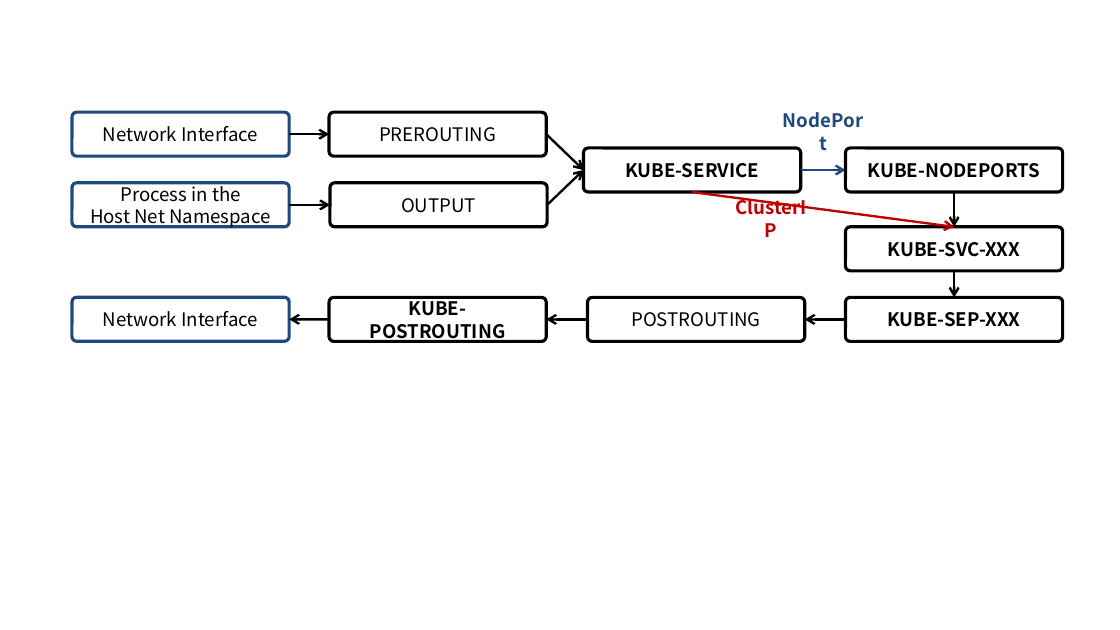
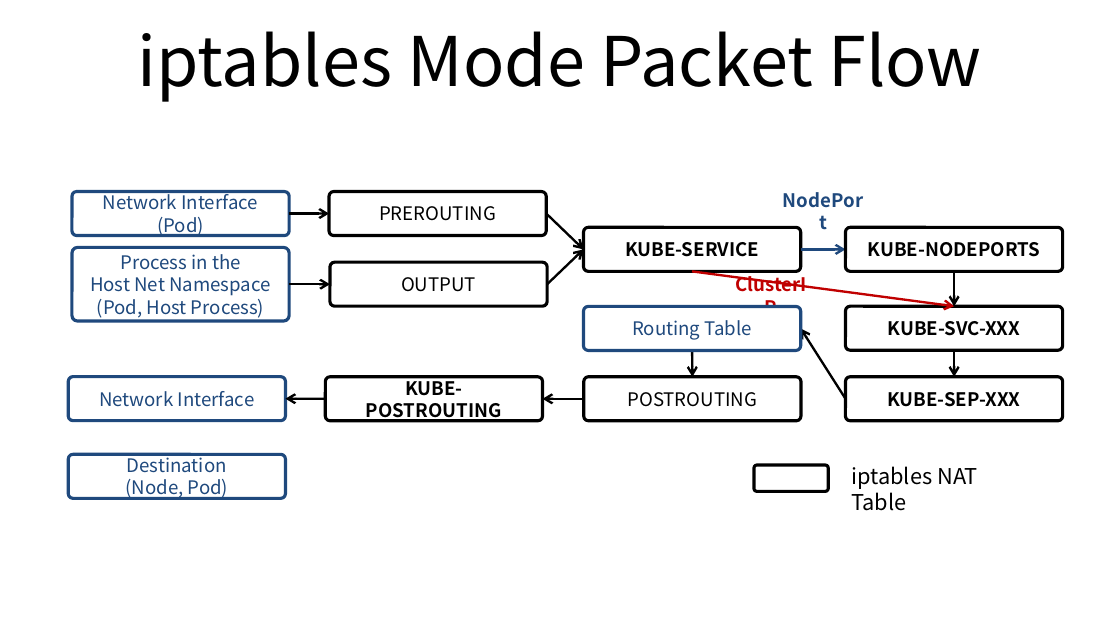
Before and after one commit to ssup2/blog-old, a slide deck: slide 5 of images/theory_analysis/Kubernetes_Service_Proxy/Kubernetes_Service_Proxy.pptx (slide 1 before the commit). Drawn at 1120x630 pixels with LibreOffice and Linux fonts; fonts in the diff are those of the drawing. Boxes give left, top, right and bottom in pixels: in the first picture for what was removed or moved away, otherwise in the second. Text is boxed around its words. In the diff, an @@ line names an element or a change of style, - is before the commit and + after.

```diff
--- a/images/theory_analysis/Kubernetes_Service_Proxy/Kubernetes_Service_Proxy.pptx
+++ b/images/theory_analysis/Kubernetes_Service_Proxy/Kubernetes_Service_Proxy.pptx
@@ title added at bbox=[138, 31, 982, 102], 44 pt, text #000000 @@
+iptables Mode Packet Flow
@@ text in rounded rectangle at bbox=[103, 190, 258, 210]: text colour #000000 to #1F497D in "Network Interface" @@
@@ text in rounded rectangle at bbox=[157, 217, 204, 237]: paragraph added @@
+(Pod)
@@ rounded rectangle "Process in the": place and size @@
-rounded rectangle "Process in the" at bbox=[72, 183, 289, 226]
+rounded rectangle "Process in the" at bbox=[72, 248, 289, 321]
@@ rounded rectangle "Process in the" at bbox=[72, 248, 289, 321]: proportions changed @@
@@ text in rounded rectangle at bbox=[90, 254, 270, 296]: text colour #000000 to #1F497D in "Process in the", "Host Net Namespace" @@
@@ text in rounded rectangle at bbox=[97, 294, 264, 318]: paragraph added @@
+(Pod, Host Process)
@@ text "ClusterIP": place and size @@
-text "ClusterIP" at bbox=[720, 202, 822, 235]
+text "ClusterIP" at bbox=[720, 279, 822, 312]
@@ rounded rectangle added at bbox=[584, 307, 801, 351], fill #FFFFFF, outline #1F497D 2 pt, 12 pt, text #1F497D @@
+Routing Table
@@ arrow added from (846, 399) to (801, 328), #000000 1.5 pt @@
@@ arrow moved from (846, 319) - (805, 319) to (692, 351) - (692, 376) @@
@@ 8 arrows, 7 rounded rectangles, 1 text: place and size @@
-8 arrows, 7 rounded rectangles, 1 text at bbox=[72, 112, 1063, 342]
+8 arrows, 7 rounded rectangles, 1 text at bbox=[72, 192, 1063, 420]
@@ rounded rectangle "Network Interface" at bbox=[68, 376, 286, 420]: text colour #000000 to #1F497D @@
@@ 3 rounded rectangles, 2 arrows: place and size @@
-3 rounded rectangles, 2 arrows at bbox=[72, 297, 805, 342]
+3 rounded rectangles, 2 arrows at bbox=[68, 376, 801, 420]
@@ rounded rectangle added at bbox=[68, 455, 286, 498], fill #FFFFFF, outline #1F497D 2 pt, 12 pt, text #1F497D @@
+Destination
+(Node, Pod)
@@ rounded rectangle added at bbox=[754, 465, 828, 491], fill #FFFFFF, outline #000000 2 pt @@
@@ text added at bbox=[851, 466, 978, 511], 14 pt, text #000000 @@
+iptables NAT Table
```
Also in this commit, not shown: 1 other slide changed, 4 slides added, 5 other files.
